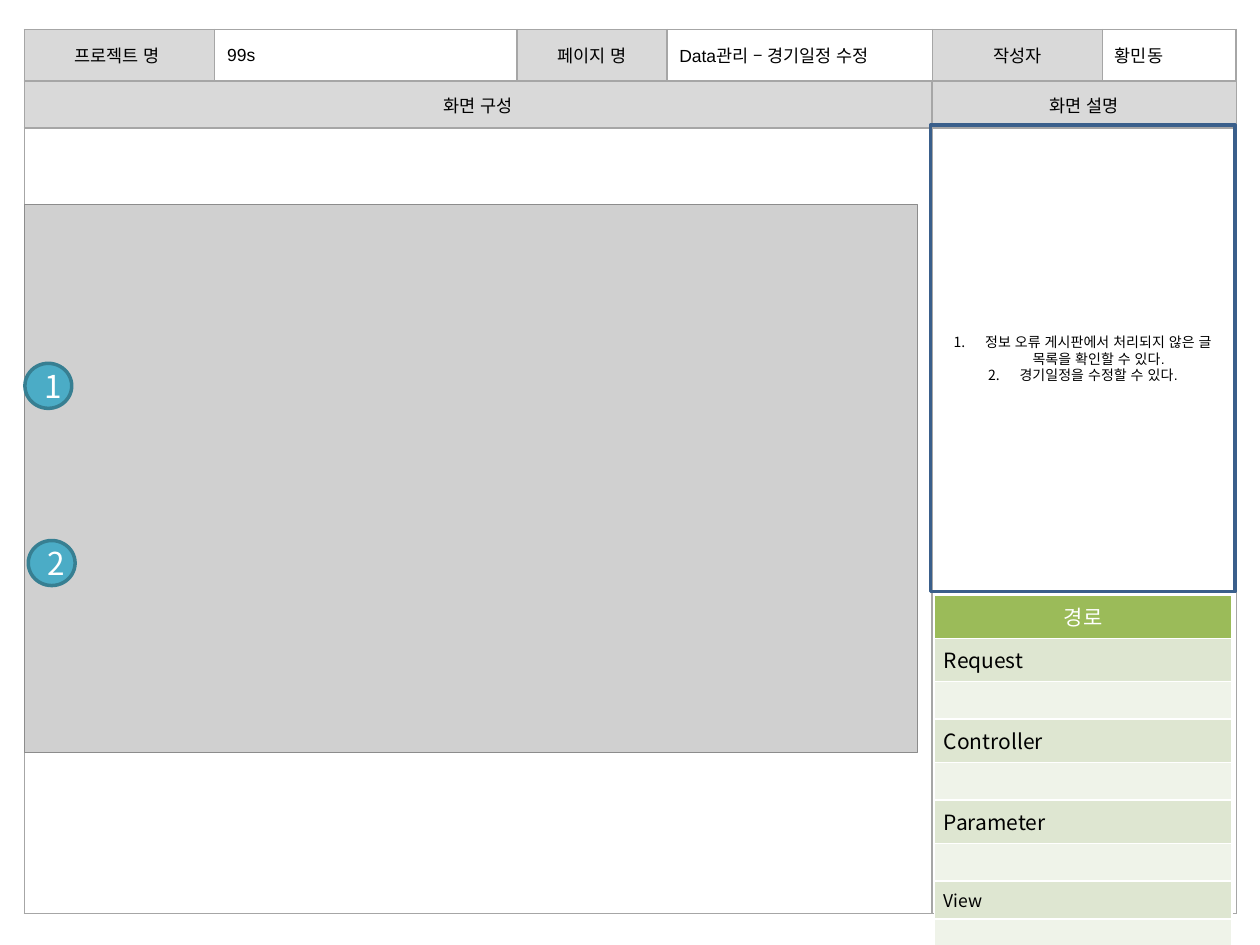
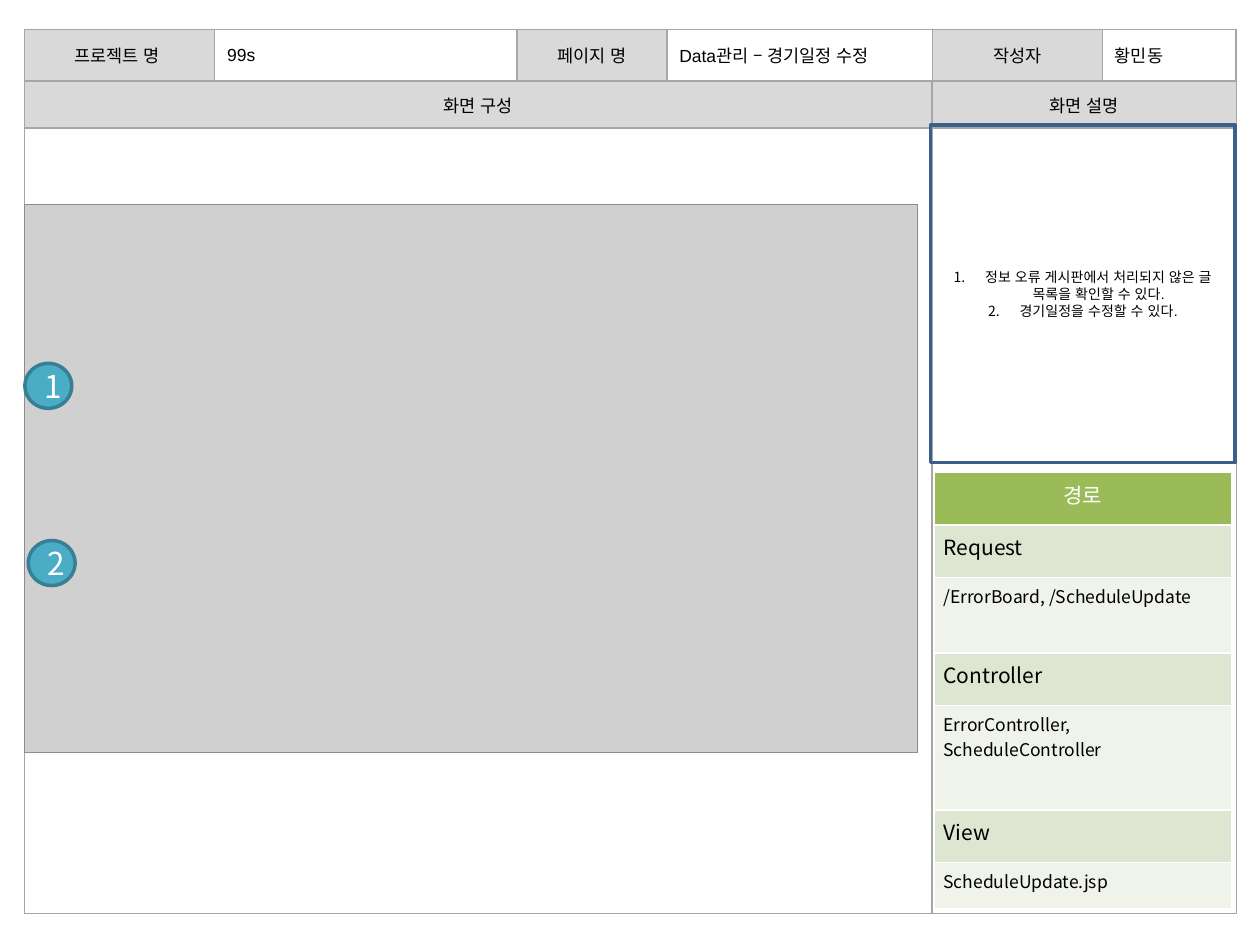
Before and after one commit to banana1531/ggs, a slide deck: slide 14 of doc/0.공용폴더/07 스토리보드/스토리보드 - 관리자 페이지.pptx. Drawn at 1260x945 pixels with LibreOffice and Linux fonts; fonts in the diff are those of the drawing; grey boxes stand for pictures. Boxes give left, top, right and bottom in pixels: in the first picture for what was removed or moved away, otherwise in the second. Text is boxed around its words. In the diff, an @@ line names an element or a change of style, - is before the commit and + after.

```diff
--- a/doc/0.공용폴더/07 스토리보드/스토리보드 - 관리자 페이지.pptx
+++ b/doc/0.공용폴더/07 스토리보드/스토리보드 - 관리자 페이지.pptx
@@ rectangle "정보 오류 게시판에서 처리되지 않은 ...": place and size @@
-rectangle "정보 오류 게시판에서 처리되지 않은 ..." at (930, 125, 1235, 591)
+rectangle "정보 오류 게시판에서 처리되지 않은 ..." at (930, 125, 1235, 462)
@@ table at (934, 472, 1231, 908) @@
-row 3, column 1: 
+row 3, column 1: /ErrorBoard, /ScheduleUpdate
-row 5: 
-row 6: Parameter
-row 7: 
+row 5: ErrorController, ScheduleController
-row 7, column 1: 
+row 7, column 1: ScheduleUpdate.jsp
@@ table: place and size @@
-table at (935, 595, 1232, 914)
+table at (934, 472, 1231, 908)
```
Also in this commit, not shown: 11 other slides changed.
